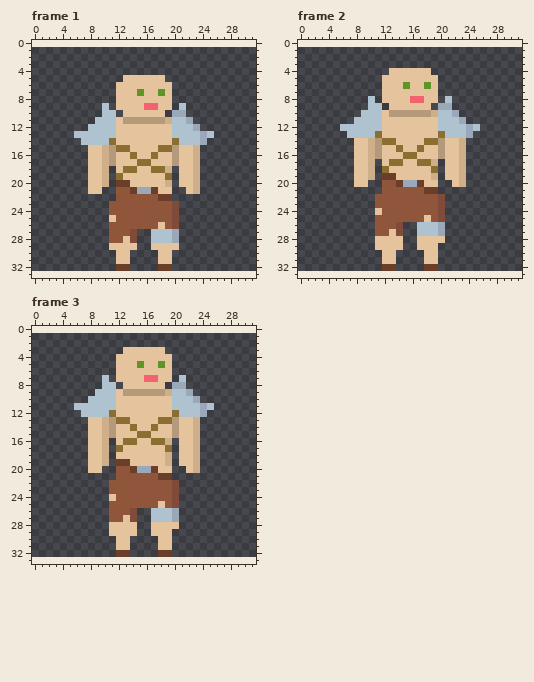
Two versions of one pixel-art file, Roguelike TBS/Assets/Sprites/Aseprite Files/BarbarianIdle.ase. Above, as it was before the edit.
32x32 pixels, 3 frames. Colours within 5 levels of each other are drawn and written as one. Shown: frame 1, frame 2, frame 3. The old version is drawn lined up with the new one, on the new canvas.
After the commit:
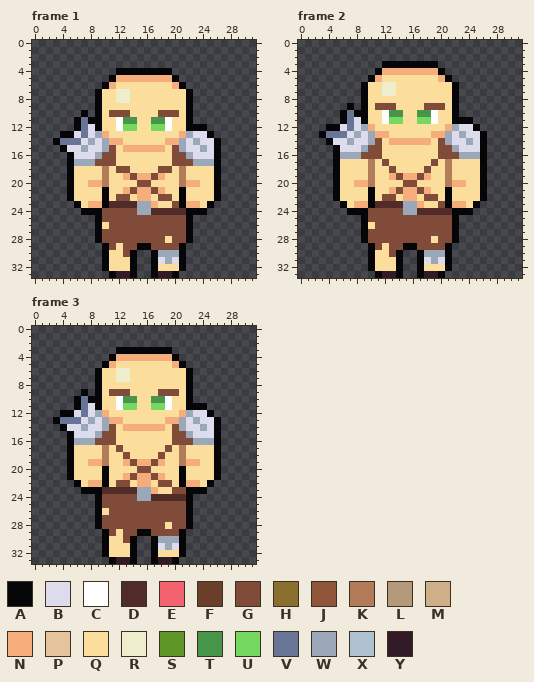
Palette (. is transparent): A #060608  B #dcdced  C #ffffff  D #512b28  E #f2626f  F #6a3e29  G #804b38  H #8a6f30  J #8f563b  K #b27b59  L #b49a7b  M #cfaf8a  N #f5ae7b  P #e5c49d  Q #fbde9c  R #eeeecd  S #5d9527  T #46954b  U #75d85f  V #687596  W #9aa8b9  X #aec3cf  Y #331a27
The commit says: Barbarian Sprite Sheets done and exported
The exact change:
canvas 32x32 -> 32x34, the old top-left corner now at 0,1
Changed rows in their new state; - is an unchanged pixel.
Frame 1:
first column x 3:
 4 ---------AAAAAAAA-------
 5 --------ANNNNNNNNA------
 6 -------ANQQQQQQQQNA-----
 7 ------AQQRRQQQQQQQQA----
 8 ------AQQRRQQQQQQQQA----
 9 ------AQQQQQQQQQQQQA----
10 ----A-AQGGGQQQQGGGQA----
11 ---AVAAQQCTTQQTTCQQA----
12 ---AVBAQQCUUQQUUCQQAAA--
13 -AABVBWNQQQQQQQQQQNWBBA-
14 AVVVBWBWNNQQQQQQNNWBWBBA
15 -ABBWBBWGQNNNNNNQGWBBWBA
16 --ABBBWGGQQQQQQQQGGWBBBA
17 --AWWWGGGQQQQQQQQGGGWWWA
18 --AQQQQKQGGQQQQGGQKQQQQA
19 --AQQQQKQQNGNNGNQQKQQQQA
20 --AQQNNKQQQQGGQQQQKNNQQA
21 --AQQQQAQQNGNNGNQQAQQQQA
22 --AQQQQAQGGQNNQGGQAQQQQA
23 ---AQNNADDDDWWNQQ-ANNQA-
24 ----AAAGGGGGWWDDDDDAAA--
25 ------AGGGGGGGGGG-GA----
26 ------AQGGGGGGGGG-GA----
27 ------AGGGG-GGGGGGGA----
28 ------AGGGG-GGGGQGGA----
29 -------AGQGGAAGGGGA-----
30 -------AQQGA--AWWWA-----
31 -------AQQQA--ABWBA-----
32 -------AQQQA--AQQQA-----
33 --------AYYA--AYYA------
Frame 2:
first column x 3:
 3 ---------AAAAAAAA-------
 4 --------ANNNNNNNNA------
 5 -------ANQQQQQQQQNA-----
 6 ------AQQRRQQQQQQQQA----
 7 ------AQQRRQQQQQQQQA----
 8 ------AQQQQQQQQQQQQA----
 9 ----A-AQGGGQQQQGGGQA----
10 ---AVAAQQCTTQQTTCQQA----
11 ---AVBAQQCUUQQUUCQQAAA--
12 -AABVBWNQQQQQQQQQQNWBBA-
13 AVVVBWBWNNQQQQQQNNWBWBBA
14 -ABBWBBWGQNNNNNNQGWBBWBA
15 --ABBBWGGQQQQQQQQGGWBBBA
16 --AWWWGGGQQQQQQQQGGGWWWA
17 --AQQQQKQGQQQQQQGQKQQQQA
18 --AQQQQKQQGQQQQGQQKQQQQA
19 --AQQQQKQQNGNNGNQQKQQQQA
20 --AQQNNKQQQQGGQQQQKNNQQA
21 --AQQQQAQQNGNNGNQQAQQQQA
22 --AQQQQAQGGQNNQGGQAQQQQA
23 ---AQNNADDDDWWNQQ-ANNQA-
24 ----AAAGGGGGWWDDDDDAAA--
25 ------AGGGGGGGGGG-GA----
26 ------AQGGG-GGGGGGGA----
27 ------AGGGG-GGGGGGGA----
28 ------AGGGGGGGGGQGGA----
29 -------AGQGGAAGGGGA-----
30 -------AQQGA--AWWWA-----
31 -------AQQQA--ABWBA-----
32 -------AQQQA--AQQQA-----
33 --------AYYA--AYYA------
Frame 3:
first column x 3:
 3 ---------AAAAAAAA-------
 4 --------ANNNNNNNNA------
 5 -------ANQQQQQQQQNA-----
 6 ------AQQRRQQQQQQQQA----
 7 ------AQQRRQQQQQQQQA----
 8 ------AQQQQQQQQQQQQA----
 9 ----A-AQGGGQQQQGGGQA----
10 ---AVAAQQCTTQQTTCQQA.---
11 ---AVBAQQCUUQQUUCQQAAA.-
12 -AABVBWNQQQQQQQQQQNWBBA-
13 AVVVBWBWNNQQQQQQNNWBWBBA
14 -ABBWBBWGQNNNNNNQGWBBWBA
15 --ABBBWGGQQQQQQQQGGWBBBA
16 --AWWWGGGQQQQQQQQGGGWWWA
17 --AQQQQKQGQQQQQQGQKQQQQA
18 --AQQQQKQQGQQQQGQQKQQQQA
19 --AQQNNKQQNGNNGNQQKNNQQA
20 --AQQQQAQQQQGGQQQQAQQQQA
21 --AQQQQAQQNGNNGNQQAQQQQA
22 ---AQNNAQGGQNNQGGQANNQA-
23 ----AAADDDDDWWNQQ-GAAA--
24 ------AGGGGGWWDDDDDA----
25 ------AGGGGGGGGGG-GA----
26 ------AQGGG-GGGGGGGA----
27 ------AGGGG-GGGGGGGA----
28 ------AGGGGGGGGGQGGA----
29 -------AGQGGAAGGGGA-----
30 -------AQQGA--AWWWA-----
31 -------AQQQA--ABWBA-----
32 -------AQQQA--AQQQA-----
33 --------AYYA--AYYA------
